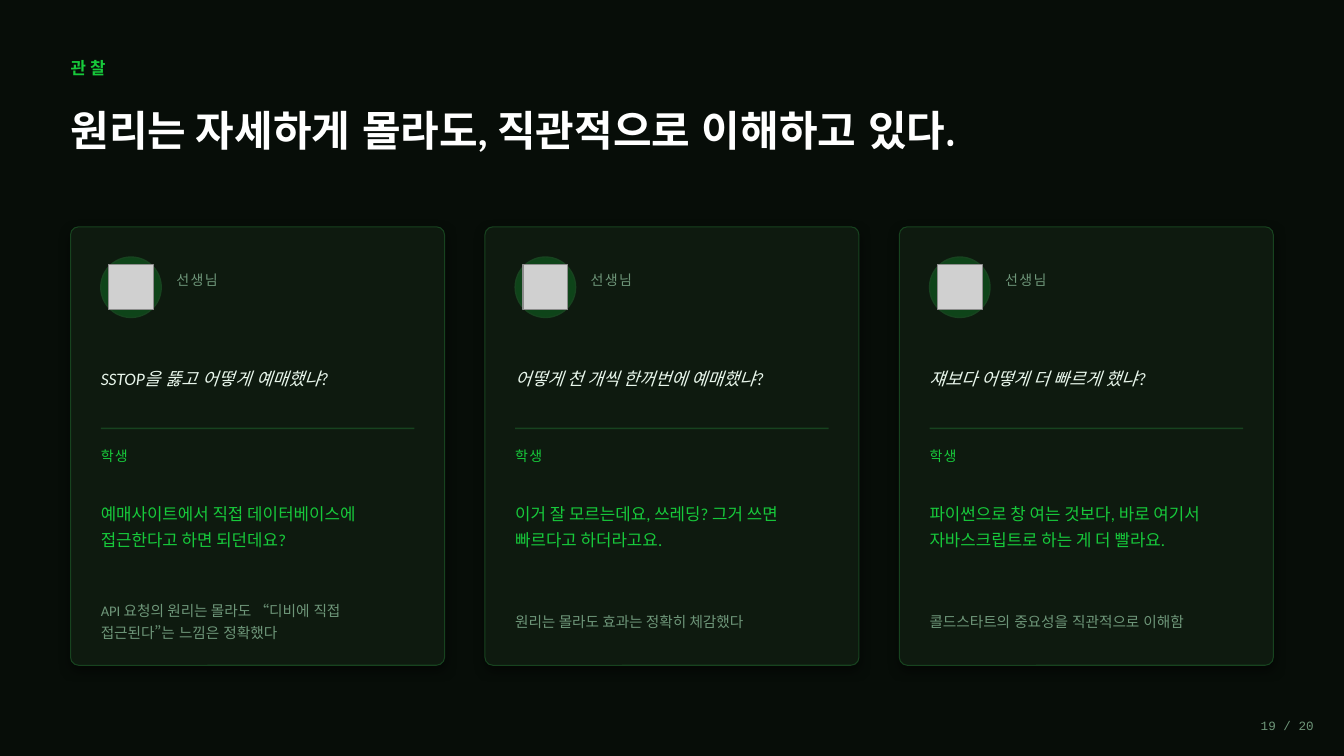
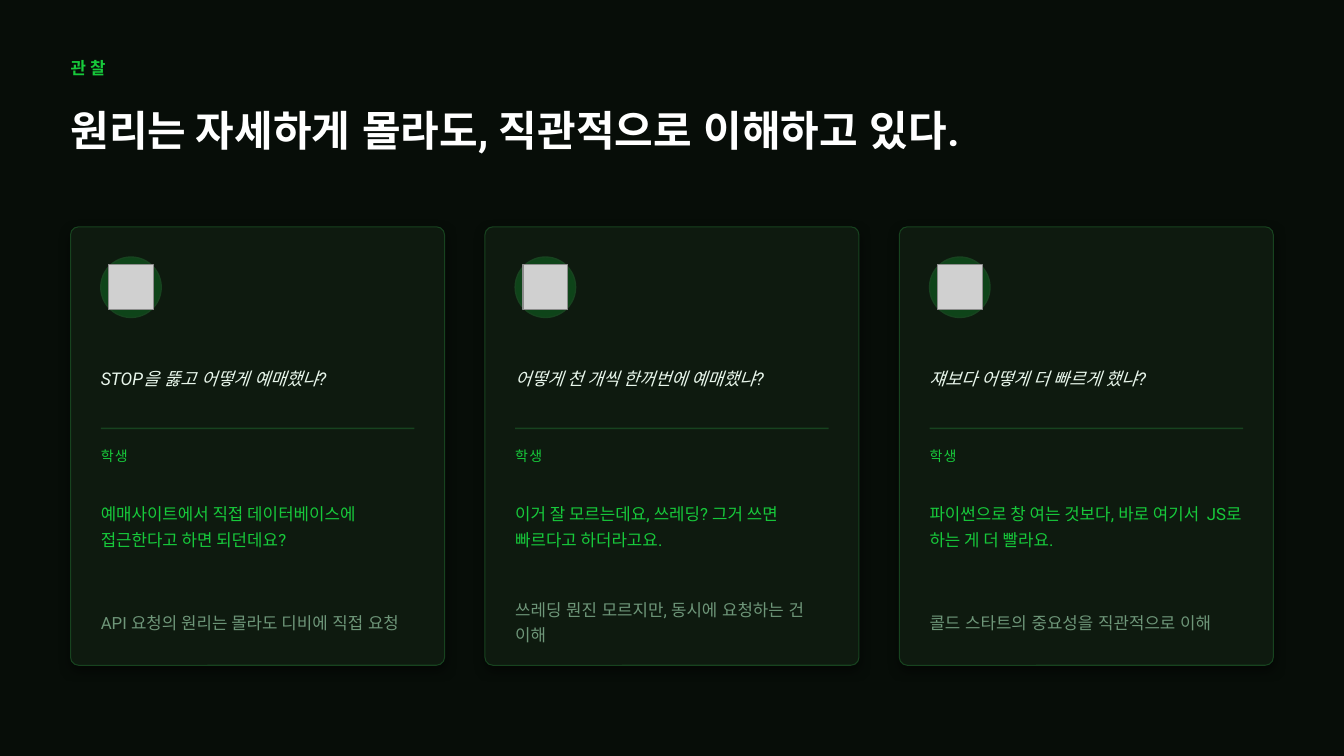
Before and after one commit to shk-cell/Macro_Classroom, a slide deck: slide 28 of AI기반 바이브코딩 시대의 교사역할과 교수학습설계.pptx. Drawn at 1344x756 pixels with LibreOffice and Linux fonts; fonts in the diff are those of the drawing; grey boxes stand for pictures. Boxes give left, top, right and bottom in pixels: in the first picture for what was removed or moved away, otherwise in the second. Text is boxed around its words. In the diff, an @@ line names an element or a change of style, - is before the commit and + after.

```diff
--- a/AI기반 바이브코딩 시대의 교사역할과 교수학습설계.pptx
+++ b/AI기반 바이브코딩 시대의 교사역할과 교수학습설계.pptx
@@ text "원리는 자세하게 몰라도, 직관적으로 이해하고 ..." at [71, 110, 960, 154]: font Cambria to Roboto @@
@@ text removed at [176, 273, 217, 286] @@
-선생님
@@ text removed at [591, 273, 632, 286] @@
-선생님
@@ text removed at [1005, 273, 1046, 286] @@
-선생님
@@ font Calibri to Roboto in 3 elements at [101, 506, 355, 548], [515, 506, 778, 548], [930, 370, 1138, 387] @@
@@ text at [164, 370, 318, 387]: text changed; font Calibri to Roboto @@
-SSTOP을 뚫고 어떻게 예매했냐?
+STOP을 뚫고 어떻게 예매했냐?
@@ text at [930, 506, 1242, 548]: text changed; font Calibri to Roboto @@
-파이썬으로 창 여는 것보다, 바로 여기서 자바스크립트로 하는 게 더 빨라요.
+파이썬으로 창 여는 것보다, 바로 여기서 JS로 하는 게 더 빨라요.
@@ text at [101, 615, 399, 630]: text changed; size 10.5 to 12 pt; font Calibri to Roboto @@
-API 요청의 원리는 몰라도 “디비에 직접 접근된다”는 느낌은 정확했다
+API 요청의 원리는 몰라도 디비에 직접 요청
@@ text at [515, 602, 804, 642]: text changed; size 10.5 to 12 pt; font Calibri to Roboto @@
-원리는 몰라도 효과는 정확히 체감했다
+쓰레딩 뭔진 모르지만, 동시에 요청하는 건 이해
@@ text at [930, 615, 1211, 630]: text changed; size 10.5 to 12 pt; font Calibri to Roboto @@
-콜드스타트의 중요성을 직관적으로 이해함
+콜드 스타트의 중요성을 직관적으로 이해
@@ text removed at [1261, 721, 1314, 730] @@
-19 / 20
```
Also in this commit, not shown: 29 other slides changed, 2 slides added, 2 slides removed.
